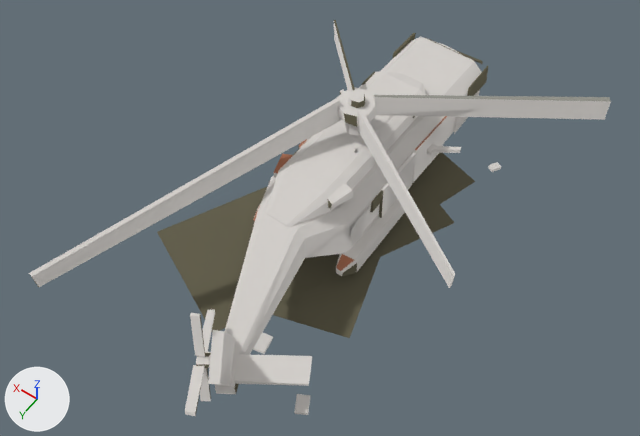
The FBX model entregas/teo-modelado/restos-k8-7nov/SM_RestosNH90_v2_LOD1.fbx as it was, and as the next commit left it.
Rendered twice from a 50 mm camera at (-10.04, 14.89, 23.01) aimed at (-0.52, 1.57, 2.08). Every picture has the same lights, and +X, +Y and +Z are marked at lower left. The picture after the commit comes second. Where no turn or scale is listed for an object, it has been applied to the vertices.

Names of what the first picture shows: 'SM_bloques.restos_nh90_v2_LOD1'.
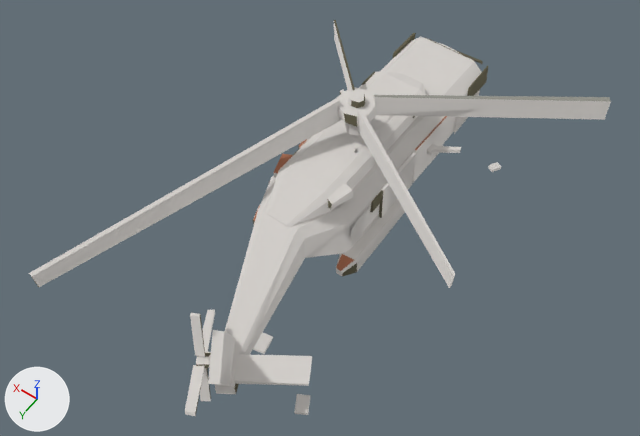
Edits to the bpy script that builds the scene:
```text
Change me_sm_bloques_restos_nh90_v2_lod1_001:
    used by ob_sm_bloques_restos_nh90_v2_lod1; location = (0.0, 0.0, 0.0)
    remove me_sm_bloques_restos_nh90_v2_lod1_001.from_pydata(...)  # 596 vertices, 536 faces; spans x -5.8..4.7, y -8.1..9.3, z 0.0..5.4
    add me_sm_bloques_restos_nh90_v2_lod1_001.from_pydata(...)  # 572 vertices, 518 faces; spans x -5.8..4.7, y -8.1..9.3, z 0.0..5.4
    me_sm_bloques_restos_nh90_v2_lod1_001 part 1: the loose piece of 8 vertices spanning x -2.9..2.6, y -3.6..4.5, z 0.0 is deleted
    me_sm_bloques_restos_nh90_v2_lod1_001 part 2: the loose piece of 8 vertices spanning x -3.0..2.4, y -5.1..2.6, z 0.0 is deleted
    me_sm_bloques_restos_nh90_v2_lod1_001 part 3: the loose piece of 8 vertices spanning x -3.3..4.4, y -4.0..5.7, z 0.0 is deleted
```

Where the change shows, as pixel boxes (x1, y1, x2, y2) in the pictures (640 x 436 px):
part 1 of me_sm_bloques_restos_nh90_v2_lod1_001, deleted (brown): before (273, 257, 380, 338)
part 2 of me_sm_bloques_restos_nh90_v2_lod1_001, deleted (brown): before (418, 153, 475, 204)
part 3 of me_sm_bloques_restos_nh90_v2_lod1_001, deleted (brown): before (157, 178, 454, 332)
